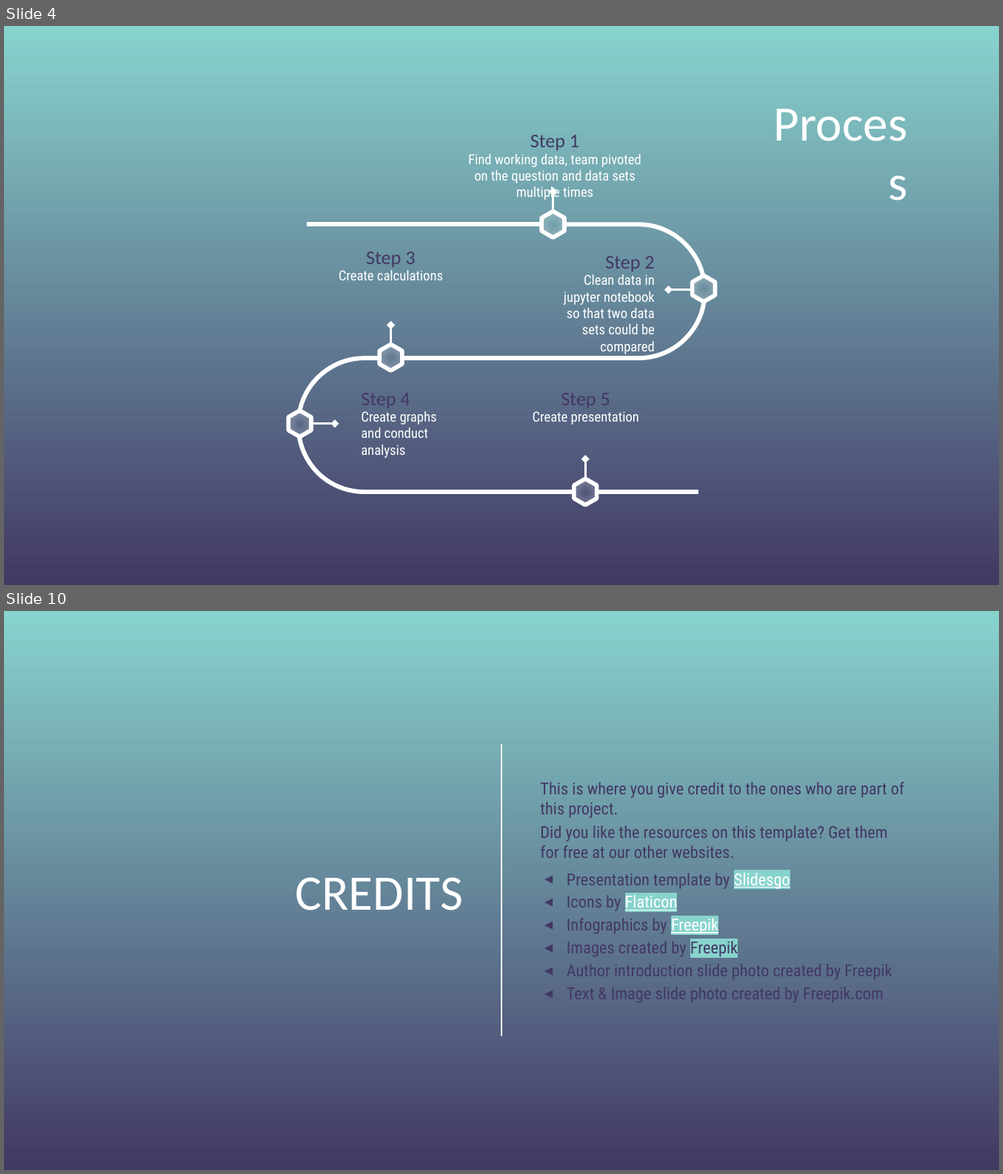
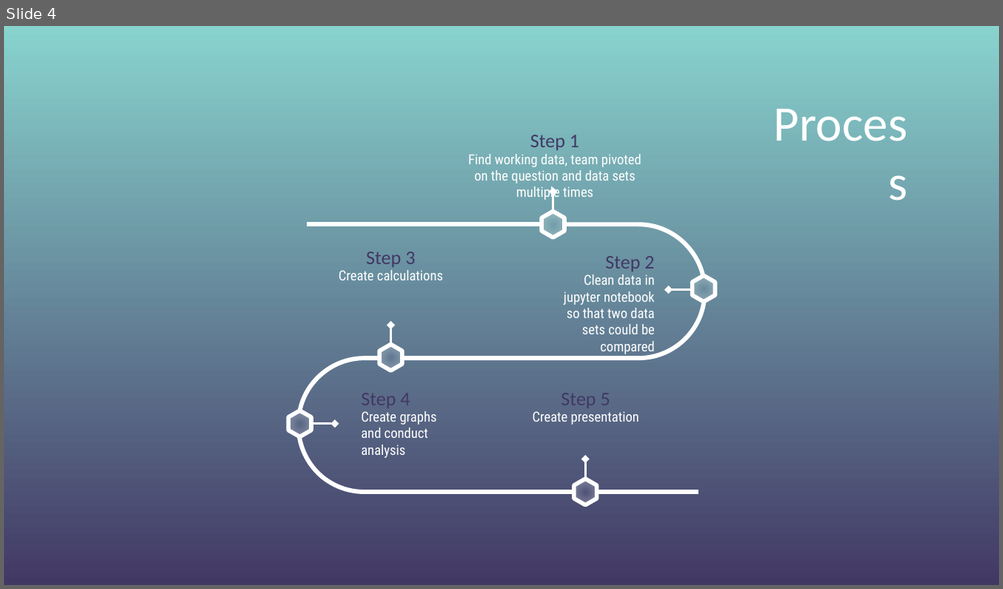
Before and after one commit to stephenkmin/Project-1, a slide deck: Project1_Presentation.pptx. Shown one above the other, each under a label of ours: slides 4 and 10 before the commit, slide 4 after it; the slides between them are not shown. The pictures are 1003x1174 and 1003x589 pixels, drawn with LibreOffice and Linux fonts; fonts in the diff are those of the drawing; background and template pictures are left out. Boxes give left, top, right and bottom in pixels: in the first picture for what was removed or moved away, otherwise in the second. Text is boxed around its words. In the diff, an @@ line names an element or a change of style, - is before the commit and + after.

```diff
--- a/Project1_Presentation.pptx
+++ b/Project1_Presentation.pptx
@@ slide 10 removed at (4, 611, 999, 1170), background picture (left out) @@
@@ line removed from (501, 744) to (501, 1037) @@
@@ subtitle removed at (540, 782, 904, 1002) @@
-This is where you give credit to the ones who are part of this project.
-Did you like the resources on this template? Get them for free at our other websites.
-◂ Presentation template by Slidesgo
-◂ Icons by Flaticon
-◂ Infographics by Freepik
-◂ Images created by Freepik
-◂ Author introduction slide photo created by Freepik
-◂ Text & Image slide photo created by Freepik.com
@@ title removed at (296, 877, 463, 911) @@
-CREDITS
```
Also in this commit, not shown: 1 slide changed, 3 slides added, 4 other slides removed, 10 other files.
